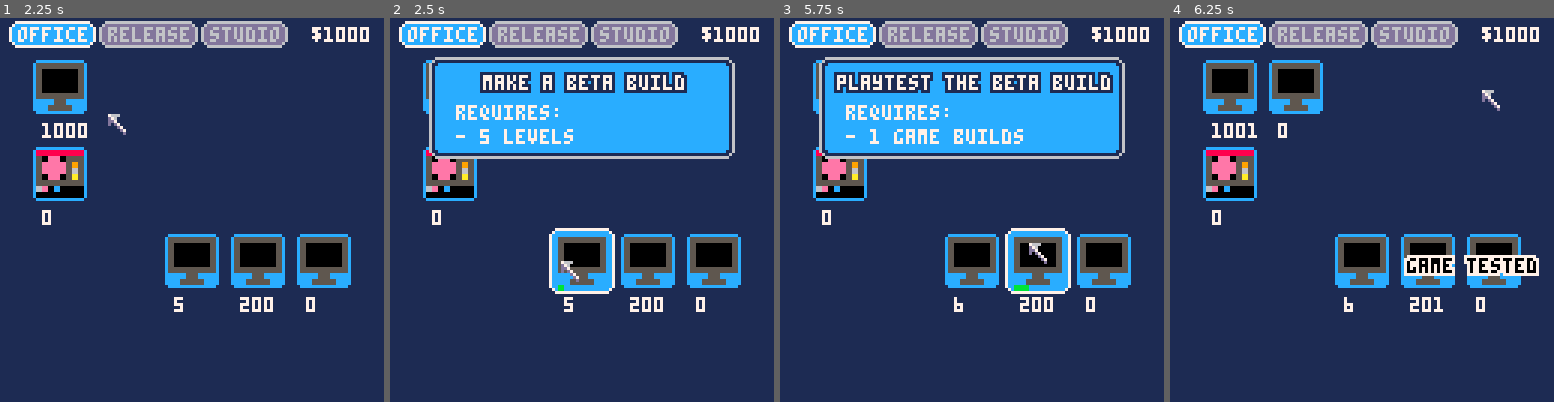
Above: before the commit, frames 1-4 (left to right).
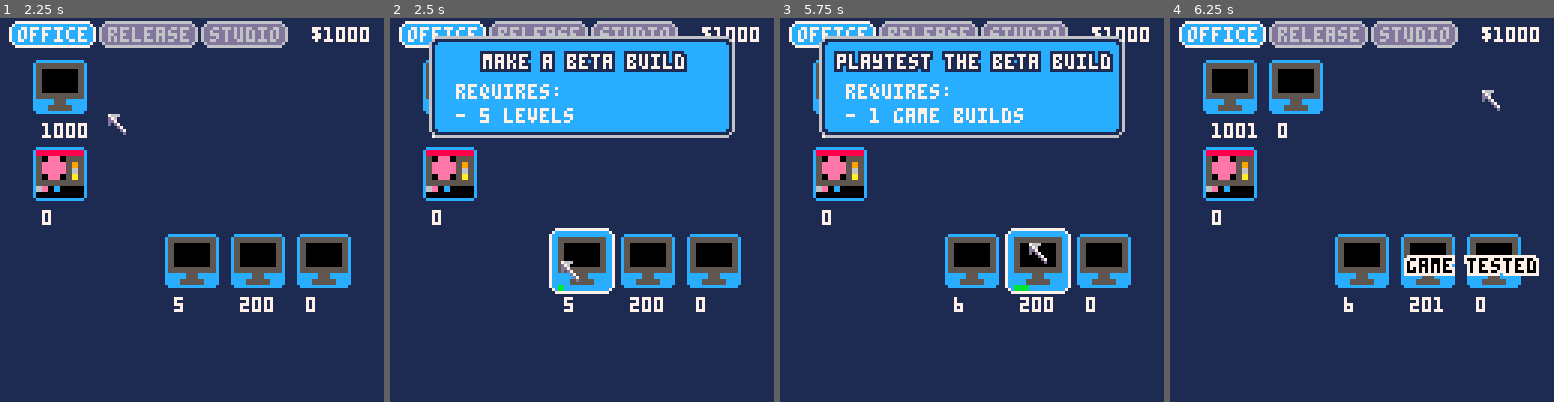
Above: after the commit, the same moments.

Repository: wesen/carts
Game: PICO-8 cartridge games/gamedevgame/gamedevgame.p8
Same seed, same stepped clock (60 frames per second), same inputs: the game is played once before the commit and once after it.
Inputs (mouse positions are in pixels of both pictures, inside the frame that each line leads up to):
- Up to frame 1 (2.25 s): click (280, 121) at 0.67 s; click (46, 267) at 1.22 s; click (107, 114) at 1.77 s
- Up to frame 2 (2.5 s): click (562, 259) at 2.32 s
- Up to frame 3 (5.75 s): click (1014, 106) at 2.87 s; click (1075, 256) at 3.42 s; click (841, 102) at 3.97 s; click (902, 248) at 4.52 s; click (964, 94) at 5.07 s; click (1029, 244) at 5.62 s
- Up to frame 4 (6.25 s): click (1481, 90) at 6.17 s

Frame 1 is identical in both runs. In frame 2, 14% of the frame differs, in the area x 10-90%, y 4-37%; in frame 3, 15%; in frame 4, nothing differs.

Commit message:
Remove dismiss button, adjust gamer money rate

Diff:
--- a/games/gamedevgame/dialogbox.lua
+++ b/games/gamedevgame/dialogbox.lua
@@ -9,7 +9,7 @@
  local y=62
  if (not self.visible) return
 
- if (glb_mouse_y>60) y=15
+ if (glb_mouse_y>56) y=8
  local h=14+(#self.text-1)*8
 
  draw_rounded_rect2(15,y+0,98,h,12,1,6)
--- a/games/gamedevgame/gamedevgame.p8
+++ b/games/gamedevgame/gamedevgame.p8
@@ -624,7 +624,7 @@
  local y=62
  if (not self.visible) return
 
- if (glb_mouse_y>60) y=15
+ if (glb_mouse_y>56) y=8
  local h=14+(#self.text-1)*8
 
  draw_rounded_rect2(15,y+0,98,h,12,1,6)
@@ -710,7 +710,7 @@
 end)
 
 function cls_money_tab:draw()
- local x=30
+ local x=40
  local y=20
 
  self.current_hire_worker=nil
@@ -721,9 +721,9 @@
   k.button.y=y
   k.button.x=x
   k.button:draw()
-  k.dismiss_button.y=y
-  k.dismiss_button.x=x+60
-  k.dismiss_button:draw()
+  -- k.dismiss_button.y=y
+  -- k.dismiss_button.x=x+60
+  -- k.dismiss_button:draw()
   y+=k.button.h+7
  end
 end
@@ -1371,7 +1371,7 @@
 
 function cls_gamer:on_tick()
  cls_worker.on_tick(self)
- local money=res_release.count*0.5
+ local money=1+(res_release.count-1)*0.5
  glb_resource_manager.money+=money
 end
 
@@ -1522,7 +1522,7 @@
   res_loc.count=1000
   glb_timescale=1
   glb_resource_manager.money=1000
-  res_level.count=20
+  res_level.count=50
   res_level.created=true
   res_build.created=true
   res_build.count=5
--- a/games/gamedevgame/main.lua
+++ b/games/gamedevgame/main.lua
@@ -4,7 +4,7 @@
   res_loc.count=1000
   glb_timescale=1
   glb_resource_manager.money=1000
-  res_level.count=20
+  res_level.count=50
   res_level.created=true
   res_build.created=true
   res_build.count=5
--- a/games/gamedevgame/tab.lua
+++ b/games/gamedevgame/tab.lua
@@ -23,7 +23,7 @@
 end)
 
 function cls_money_tab:draw()
- local x=30
+ local x=40
  local y=20
 
  self.current_hire_worker=nil
@@ -34,9 +34,9 @@
   k.button.y=y
   k.button.x=x
   k.button:draw()
-  k.dismiss_button.y=y
-  k.dismiss_button.x=x+60
-  k.dismiss_button:draw()
+  -- k.dismiss_button.y=y
+  -- k.dismiss_button.x=x+60
+  -- k.dismiss_button:draw()
   y+=k.button.h+7
  end
 end
--- a/games/gamedevgame/worker.lua
+++ b/games/gamedevgame/worker.lua
@@ -179,6 +179,6 @@
 
 function cls_gamer:on_tick()
  cls_worker.on_tick(self)
- local money=res_release.count*0.5
+ local money=1+(res_release.count-1)*0.5
  glb_resource_manager.money+=money
 end
